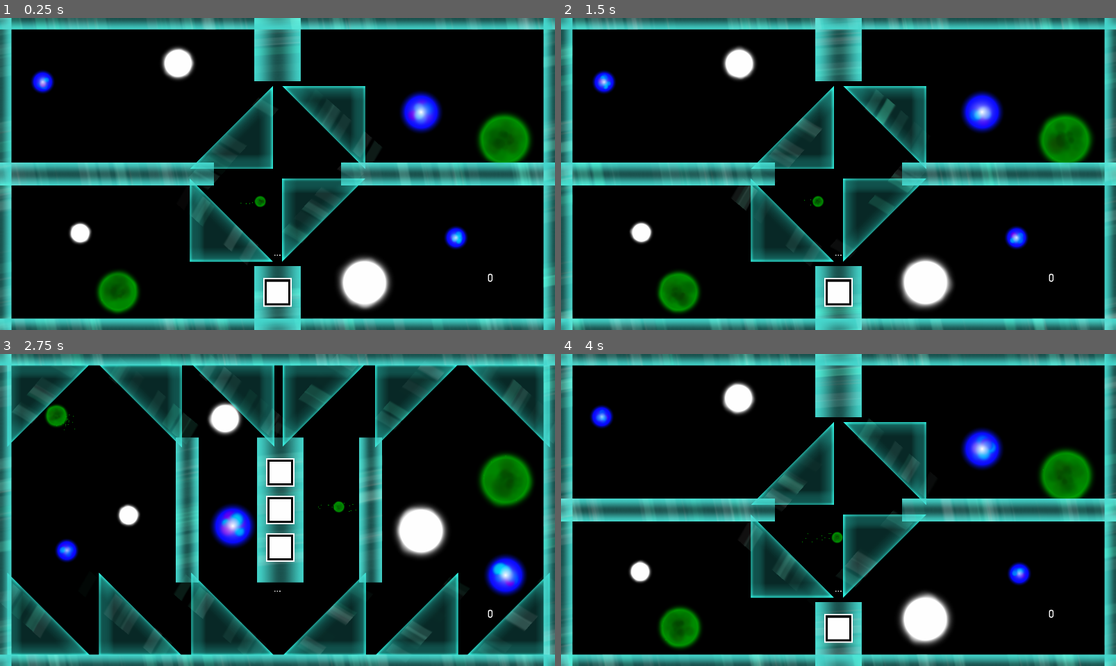
Above: before the commit, frames 1-4 (two rows, left to right).
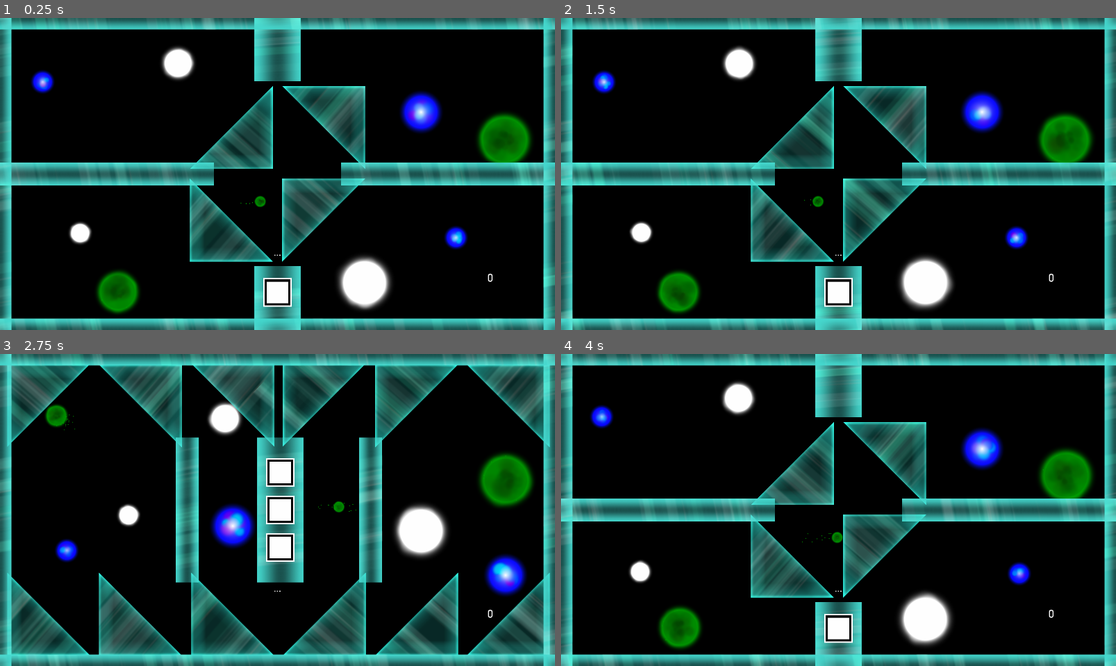
Above: after the commit, the same moments.

Repository: Dark-Gran/Spirit-Circles
Game: Godot game, scene res://src/Main.tscn
The game is run twice, just before and just after one commit, with the same random seed, the same clock (stepped at 60 frames per second) and the same inputs.
Inputs (mouse positions are in pixels of both pictures, inside the frame that each line leads up to):
- Up to frame 1 (0.25 s): no input
- Up to frame 2 (1.5 s): move the mouse to (960, 158) at 0.52 s; hold Right (ui_right) 0.53-1.28 s; tap Space (ui_accept) at 0.77 s; move the mouse to (727, 189) at 1.27 s; hold Left (ui_left) from 1.28 s (still down)
- Up to frame 3 (2.75 s): tap Space (ui_accept) at 1.52 s; move the mouse to (333, 441) at 2.02 s; release Left (ui_left) at 2.03 s; hold Right (ui_right) from 2.03 s (still down)
- Up to frame 4 (4 s): move the mouse to (810, 572) at 2.77 s; tap Space (ui_accept) at 3.02, 3.77 s; move the mouse to (1005, 556) at 3.52 s; release Right (ui_right) at 3.53 s; hold Left (ui_left) from 3.53 s (still down)

The runs differ from the first frame. In frame 1, 2.9% of the frame differs, in the area x 34-69%, y 21-78%; in frame 2, 3.1%; in frame 3, 9.0%, in the area x 2-98%, y 3-97%; in frame 4, 3.3%.

Commit message:
glass triangle particles update

Diff:
--- a/src/world/obstacles/RotatableTriangle.tscn
+++ b/src/world/obstacles/RotatableTriangle.tscn
@@ -1,23 +1,27 @@
-[gd_scene load_steps=13 format=2]
+[gd_scene load_steps=15 format=2]
 
 [ext_resource path="res://src/world/obstacles/Rotatable.gd" type="Script" id=1]
-[ext_resource path="res://assets/triangle.png" type="Texture" id=2]
+[ext_resource path="res://assets/mask_triangle.png" type="Texture" id=2]
 [ext_resource path="res://assets/shine.png" type="Texture" id=3]
 [ext_resource path="res://assets/shine2.png" type="Texture" id=4]
+[ext_resource path="res://assets/glass_triangle.png" type="Texture" id=5]
 
-[sub_resource type="ConvexPolygonShape2D" id=2]
+[sub_resource type="ConvexPolygonShape2D" id=1]
 points = PoolVector2Array( -10, 10, -10, -10, 10, -10 )
 
-[sub_resource type="Gradient" id=8]
+[sub_resource type="CanvasItemMaterial" id=9]
+light_mode = 2
+
+[sub_resource type="Gradient" id=2]
 offsets = PoolRealArray( 0, 0.457364, 1 )
 colors = PoolColorArray( 1, 1, 1, 0, 1, 1, 1, 0.109804, 1, 1, 1, 0 )
 
-[sub_resource type="GradientTexture" id=9]
-gradient = SubResource( 8 )
+[sub_resource type="GradientTexture" id=3]
+gradient = SubResource( 2 )
 
-[sub_resource type="ParticlesMaterial" id=10]
+[sub_resource type="ParticlesMaterial" id=4]
 emission_shape = 2
-emission_box_extents = Vector3( 1, 150, 1 )
+emission_box_extents = Vector3( 1, 130, 1 )
 flag_disable_z = true
 direction = Vector3( 0, 1, 0 )
 spread = 0.0
@@ -27,22 +31,22 @@
 orbit_velocity = 0.0
 orbit_velocity_random = 0.0
 scale = 0.23
-color_ramp = SubResource( 9 )
+color_ramp = SubResource( 3 )
 hue_variation = 0.1
 hue_variation_random = 0.56
 
-[sub_resource type="Gradient" id=11]
+[sub_resource type="Gradient" id=5]
 offsets = PoolRealArray( 0, 0.457364, 1 )
 colors = PoolColorArray( 1, 1, 1, 0, 1, 1, 1, 0.109804, 1, 1, 1, 0 )
 
-[sub_resource type="GradientTexture" id=7]
-gradient = SubResource( 11 )
+[sub_resource type="GradientTexture" id=6]
+gradient = SubResource( 5 )
 
-[sub_resource type="ParticlesMaterial" id=12]
+[sub_resource type="ParticlesMaterial" id=7]
 emission_shape = 2
-emission_box_extents = Vector3( 1, 160, 1 )
+emission_box_extents = Vector3( 1, 130, 1 )
 flag_disable_z = true
-direction = Vector3( -3.08, -1, 0 )
+direction = Vector3( 0, -1, 0 )
 spread = 0.0
 gravity = Vector3( 0, 0, 0 )
 initial_velocity = 30.0
@@ -50,13 +54,13 @@
 orbit_velocity = 0.0
 orbit_velocity_random = 0.0
 scale = 0.23
-color_ramp = SubResource( 7 )
+color_ramp = SubResource( 6 )
 hue_variation = -0.09
 hue_variation_random = 0.61
 
-[sub_resource type="ParticlesMaterial" id=13]
+[sub_resource type="ParticlesMaterial" id=8]
 emission_shape = 2
-emission_box_extents = Vector3( 1, 160, 1 )
+emission_box_extents = Vector3( 1, 130, 1 )
 flag_disable_z = true
 direction = Vector3( 0, 1, 0 )
 spread = 0.0
@@ -78,33 +82,48 @@
 [node name="CollisionShape2D" type="CollisionShape2D" parent="."]
 visible = false
 scale = Vector2( 14.35, 14.35 )
-shape = SubResource( 2 )
+shape = SubResource( 1 )
 
 [node name="Sprite" type="Sprite" parent="."]
 position = Vector2( -485.906, -225.775 )
-texture = ExtResource( 2 )
+texture = ExtResource( 5 )
 offset = Vector2( 485.906, 225.775 )
 
+[node name="Mask" type="Light2D" parent="Sprite"]
+position = Vector2( 409.753, 149.286 )
+texture = ExtResource( 2 )
+mode = 2
+range_item_cull_mask = 2
+
 [node name="Particles2D" type="Particles2D" parent="Sprite"]
-visible = false
-position = Vector2( 187.288, 104.773 )
+light_mask = 2
+material = SubResource( 9 )
+position = Vector2( 460.676, 102.915 )
+rotation = 0.785398
+scale = Vector2( 2.6, 1 )
 lifetime = 2.0
 preprocess = 6.0
-process_material = SubResource( 10 )
+process_material = SubResource( 4 )
 texture = ExtResource( 4 )
 
 [node name="Particles2D2" type="Particles2D" parent="Sprite"]
-visible = false
-position = Vector2( 187.288, 288.773 )
+light_mask = 2
+material = SubResource( 9 )
+position = Vector2( 369.508, 194.984 )
+rotation = 0.785398
+scale = Vector2( 2.6, 1 )
 lifetime = 5.0
 preprocess = 6.0
-process_material = SubResource( 12 )
+process_material = SubResource( 7 )
 texture = ExtResource( 3 )
 
 [node name="Particles2D3" type="Particles2D" parent="Sprite"]
-position = Vector2( 504.508, 139.984 )
-rotation = 0.71733
+light_mask = 2
+material = SubResource( 9 )
+position = Vector2( 445.508, 118.984 )
+rotation = 0.785398
+scale = Vector2( 2.6, 1 )
 lifetime = 5.0
 preprocess = 6.0
-process_material = SubResource( 13 )
+process_material = SubResource( 8 )
 texture = ExtResource( 3 )
Renamed: assets/triangle.png -> assets/glass_triangle.png
Binary file added: assets/mask_triangle.png
Not shown: 1 places in src/world/obstacles/RotatableTriangle.tscn that only renumber resources
